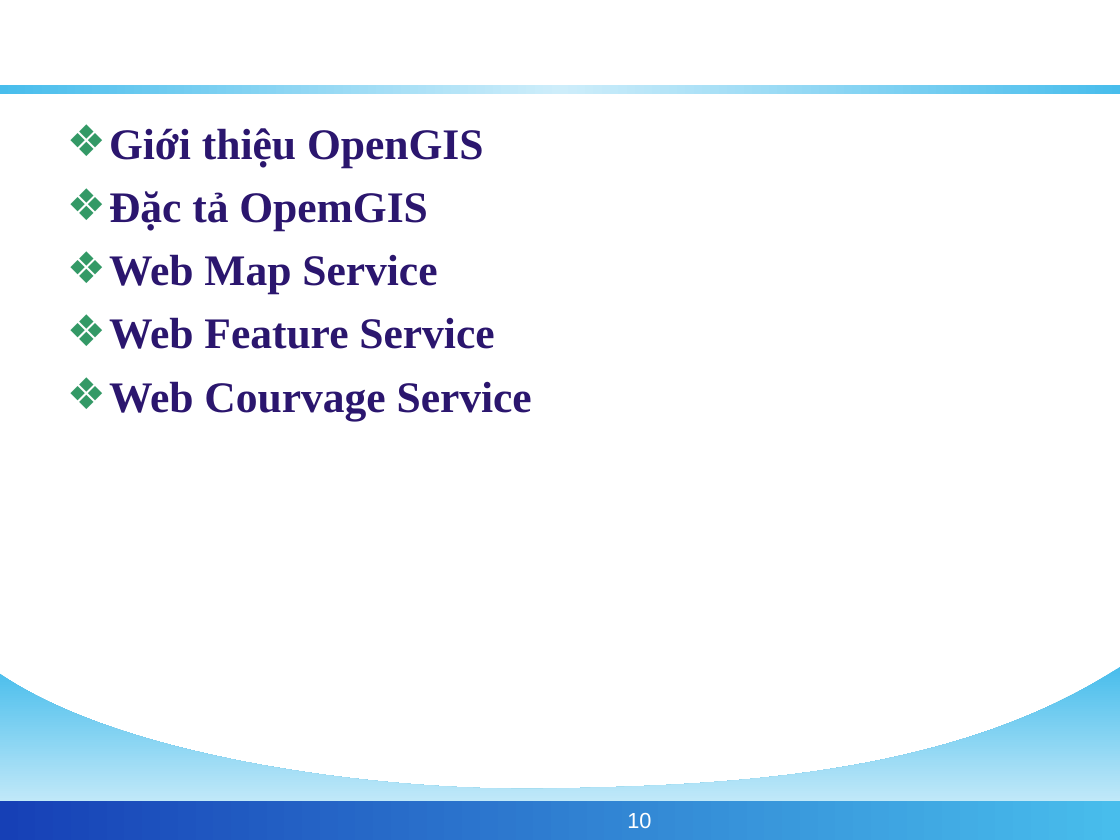
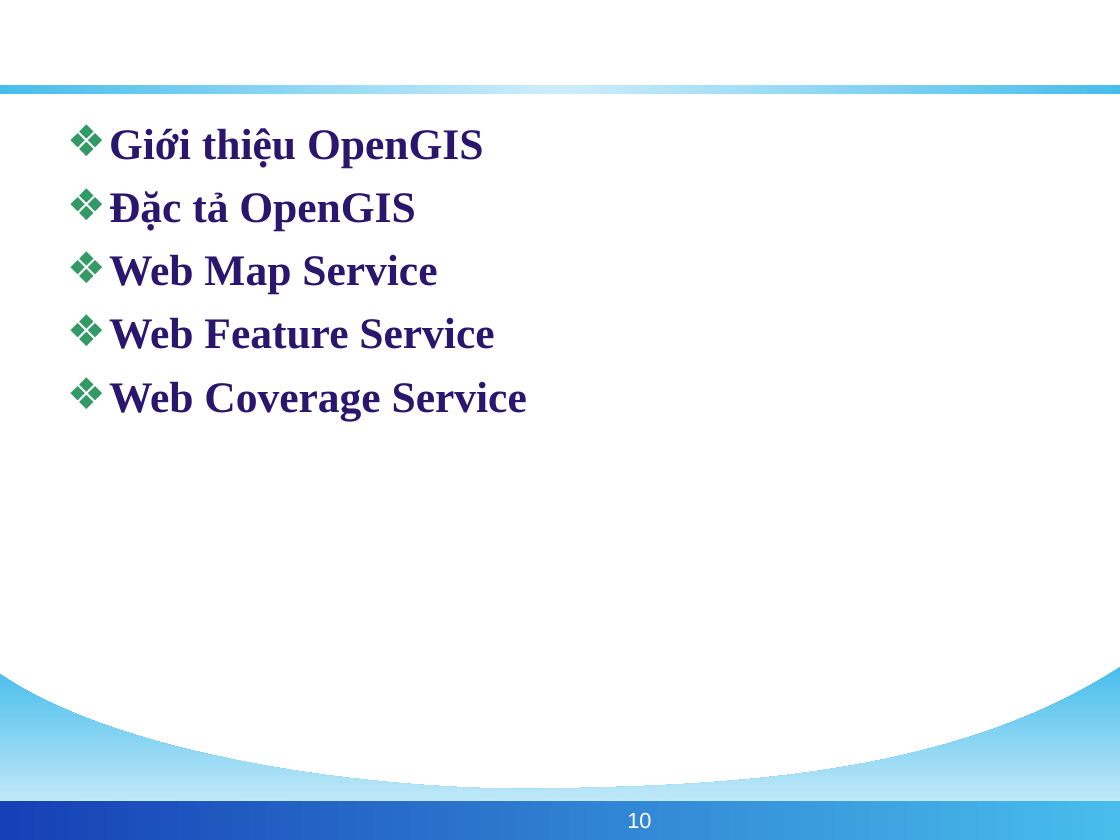
Before and after one commit to phamngsinh/cantho-webgis, a slide deck: slide 10 of Document/Bao Cao/BaoCaoLuanVan.ppt. Drawn at 1120x840 pixels with LibreOffice and Linux fonts; fonts in the diff are those of the drawing; background and template pictures are left out. Boxes give left, top, right and bottom in pixels: in the first picture for what was removed or moved away, otherwise in the second. Text is boxed around its words. In the diff, an @@ line names an element or a change of style, - is before the commit and + after.

```diff
--- a/Document/Bao Cao/BaoCaoLuanVan.ppt
+++ b/Document/Bao Cao/BaoCaoLuanVan.ppt
@@ text at <box>109,191,415,231</box>: text changed @@
-❖ Đặc tả OpemGIS
+❖ Đặc tả OpenGIS
@@ text at <box>109,381,527,420</box>: text changed @@
-❖ Web Courvage Service
+❖ Web Coverage Service
```
Also in this commit, not shown: 5 other slides changed, 1 slide removed.
